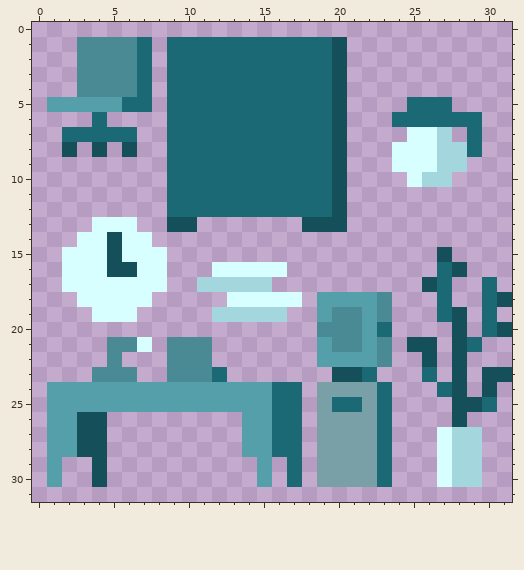
Pixel-art sprite -- Assets/Art/Props/Props_Office.png. The picture above is the old version.
The file is 32x32 pixels. Pixels under 10% opacity are left out. Colours within 5 levels of each other are drawn and written as one.
Now the later version:
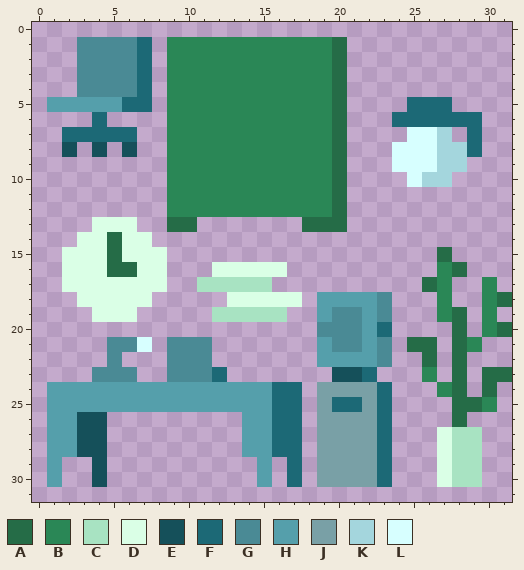
Palette (. is transparent): A #256c47  B #2a8756  C #a8e3c2  D #daffe6  E #15505a  F #1c6976  G #4a8a95  H #559fab  J #79a0a6  K #a4d6dd  L #d7ffff
The commit says: Added new tile for the office, changed the Tile Palette
The edit:
{"y":1,"x":9,"old":"FFFFFFFFFFFE","new":"BBBBBBBBBBBA"}
{"y":2,"x":9,"old":"FFFFFFFFFFFE","new":"BBBBBBBBBBBA"}
{"y":3,"x":9,"old":"FFFFFFFFFFFE","new":"BBBBBBBBBBBA"}
{"y":4,"x":9,"old":"FFFFFFFFFFFE","new":"BBBBBBBBBBBA"}
{"y":5,"x":9,"old":"FFFFFFFFFFFE","new":"BBBBBBBBBBBA"}
{"y":6,"x":9,"old":"FFFFFFFFFFFE","new":"BBBBBBBBBBBA"}
{"y":7,"x":9,"old":"FFFFFFFFFFFE","new":"BBBBBBBBBBBA"}
{"y":8,"x":9,"old":"FFFFFFFFFFFE","new":"BBBBBBBBBBBA"}
{"y":9,"x":9,"old":"FFFFFFFFFFFE","new":"BBBBBBBBBBBA"}
{"y":10,"x":9,"old":"FFFFFFFFFFFE","new":"BBBBBBBBBBBA"}
{"y":11,"x":9,"old":"FFFFFFFFFFFE","new":"BBBBBBBBBBBA"}
{"y":12,"x":9,"old":"FFFFFFFFFFFE","new":"BBBBBBBBBBBA"}
{"y":13,"x":4,"old":"LLL","new":"DDD"}
{"y":13,"x":9,"old":"EE","new":"AA"}
{"y":13,"x":18,"old":"EEE","new":"AAA"}
{"y":14,"x":3,"old":"LLELL","new":"DDADD"}
{"y":15,"x":2,"old":"LLLELLL","new":"DDDADDD"}
{"y":15,"x":27,"old":"E","new":"A"}
{"y":16,"x":2,"old":"LLLEELL","new":"DDDAADD"}
{"y":16,"x":12,"old":"LLLLL","new":"DDDDD"}
{"y":16,"x":27,"old":"FE","new":"BA"}
{"y":17,"x":2,"old":"LLLLLLL","new":"DDDDDDD"}
{"y":17,"x":11,"old":"KKKKK","new":"CCCCC"}
{"y":17,"x":26,"old":"EF","new":"AB"}
{"y":17,"x":30,"old":"F","new":"B"}
{"y":18,"x":3,"old":"LLLLL","new":"DDDDD"}
{"y":18,"x":13,"old":"LLLLL","new":"DDDDD"}
{"y":18,"x":27,"old":"F","new":"B"}
{"y":18,"x":30,"old":"FE","new":"BA"}
{"y":19,"x":4,"old":"LLL","new":"DDD"}
{"y":19,"x":12,"old":"KKKKK","new":"CCCCC"}
{"y":19,"x":27,"old":"FE","new":"BA"}
{"y":19,"x":30,"old":"F","new":"B"}
{"y":20,"x":28,"old":"E","new":"A"}
{"y":20,"x":30,"old":"FE","new":"BA"}
{"y":21,"x":25,"old":"EE","new":"AA"}
{"y":21,"x":28,"old":"EF","new":"AB"}
{"y":22,"x":26,"old":"E","new":"A"}
{"y":22,"x":28,"old":"E","new":"A"}
{"y":23,"x":26,"old":"F","new":"B"}
{"y":23,"x":28,"old":"E","new":"A"}
{"y":23,"x":30,"old":"EE","new":"AA"}
{"y":24,"x":27,"old":"FE","new":"BA"}
{"y":24,"x":30,"old":"E","new":"A"}
{"y":25,"x":28,"old":"EEF","new":"AAB"}
{"y":26,"x":28,"old":"E","new":"A"}
{"y":27,"x":27,"old":"LKK","new":"DCC"}
{"y":28,"x":27,"old":"LKK","new":"DCC"}
{"y":29,"x":27,"old":"LKK","new":"DCC"}
{"y":30,"x":27,"old":"LKK","new":"DCC"}
